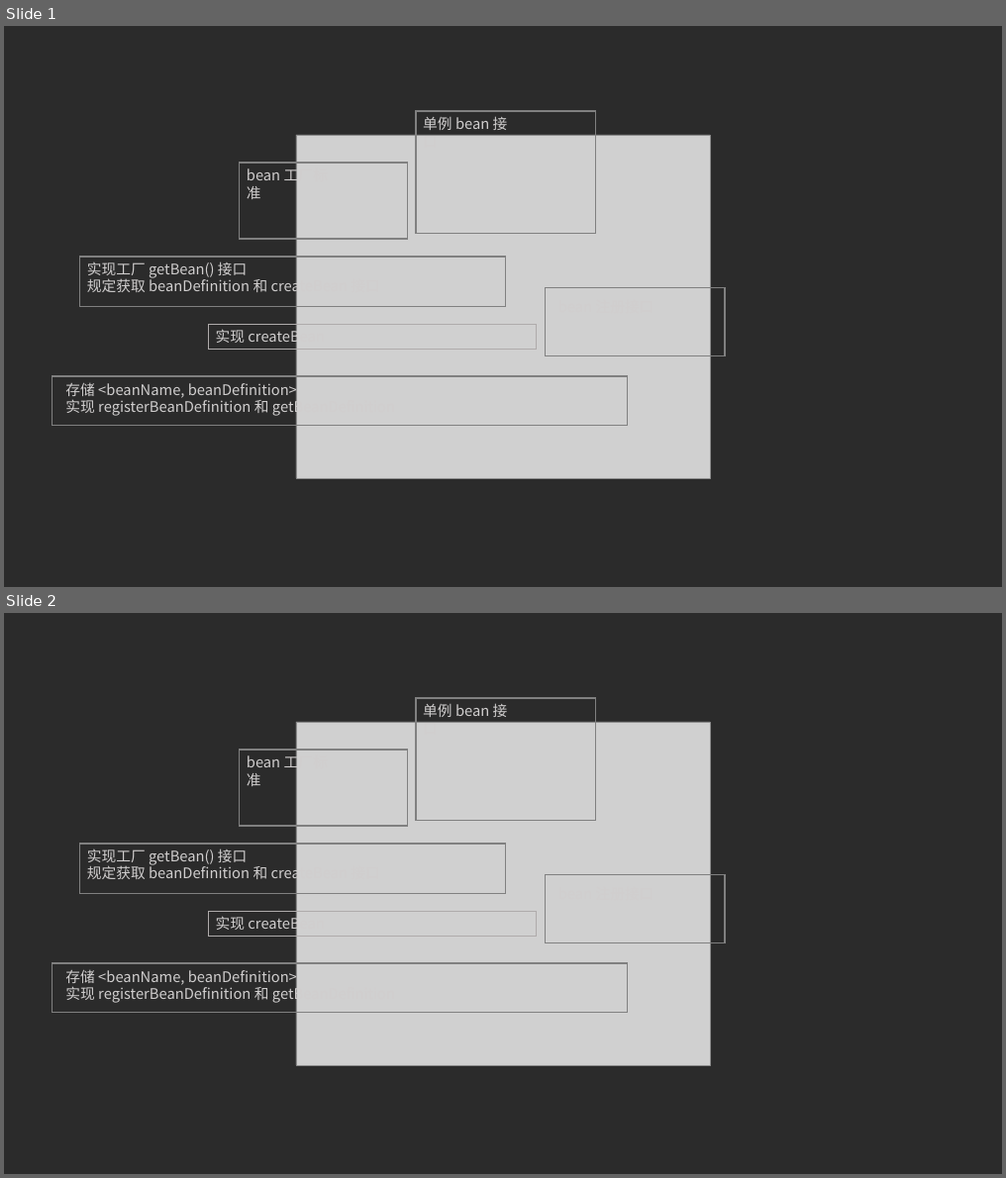
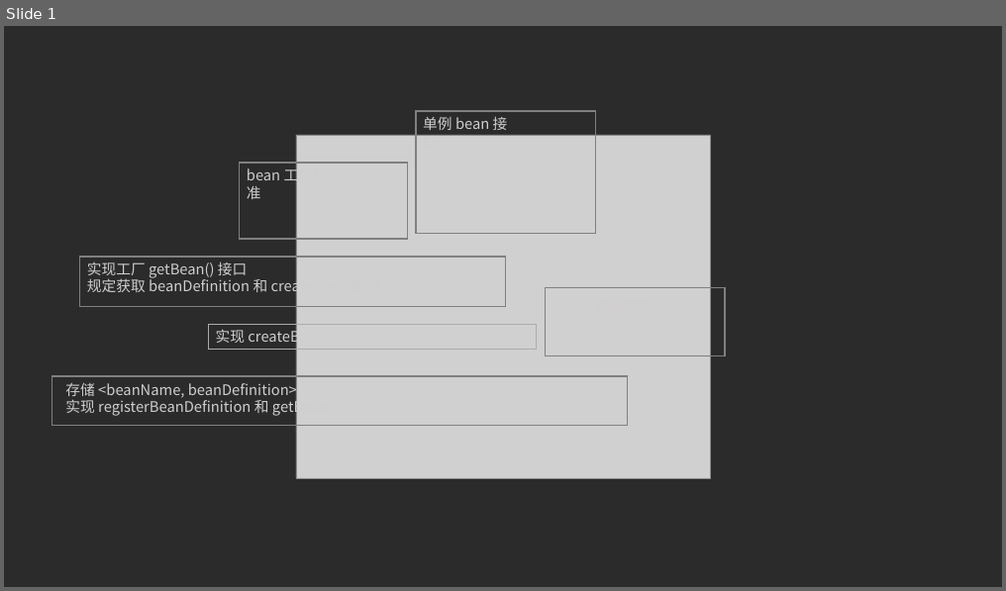
Before and after one commit to EEEios/miniSpring, a slide deck: miniSpring.pptx. Shown one above the other, each under a label of ours: slides 1 and 2 before the commit, slide 1 after it. The pictures are 1006x1178 and 1006x591 pixels, drawn with LibreOffice and Linux fonts; fonts in the diff are those of the drawing; grey boxes stand for pictures. Boxes give left, top, right and bottom in pixels: in the first picture for what was removed or moved away, otherwise in the second. Text is boxed around its words. In the diff, an @@ line names an element or a change of style, - is before the commit and + after.

Commit message:
miniSpring03: - 增加 bean 实例化模块

```diff
--- a/miniSpring.pptx
+++ b/miniSpring.pptx
@@ slide 2 removed at <box>4,613,1002,1174</box>, background #2B2B2B @@
@@ rectangle removed at <box>416,698,595,820</box> @@
@@ picture removed at <box>296,722,710,1065</box> @@
@@ text removed at <box>423,703,508,723</box> @@
-单例 bean 接口
@@ rectangle removed at <box>239,750,408,827</box> @@
@@ text removed at <box>247,753,328,786</box> @@
-bean 工厂标准
@@ rectangle removed at <box>79,844,506,894</box> @@
@@ text removed at <box>87,849,348,883</box> @@
-实现工厂 getBean() 接口
-规定获取 beanDefinition 和 createBean 接口
@@ rectangle removed at <box>546,875,725,943</box> @@
@@ rectangle removed at <box>208,912,537,937</box> @@
-实现 createBean
@@ rectangle removed at <box>52,963,628,1012</box> @@
@@ text removed at <box>65,967,395,1004</box> @@
-存储 <beanName, beanDefinition>
-实现 registerBeanDefinition 和 getBeanDefinition
```
Also in this commit, not shown: 1 slide added, 11 other files.
